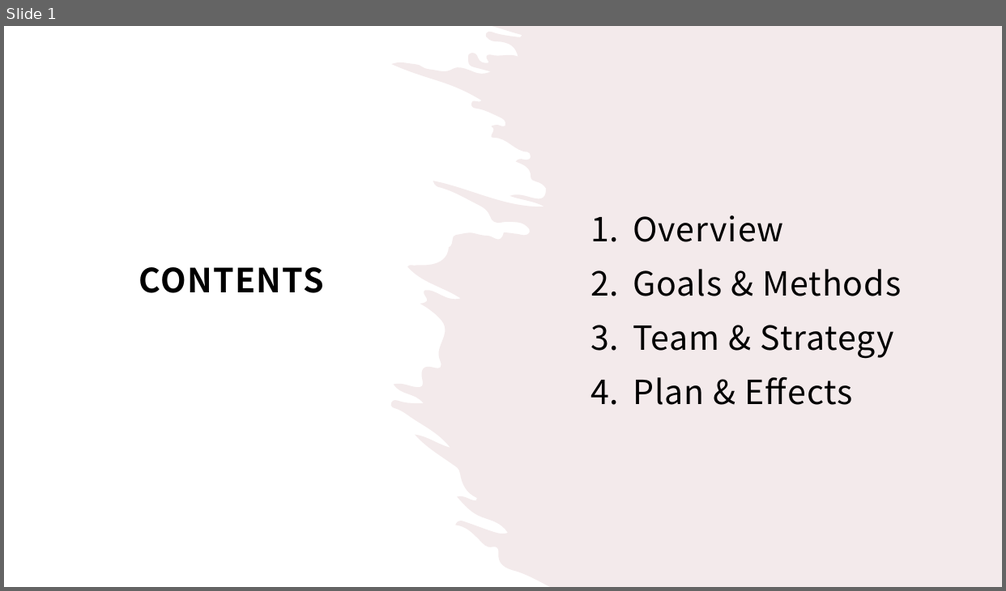
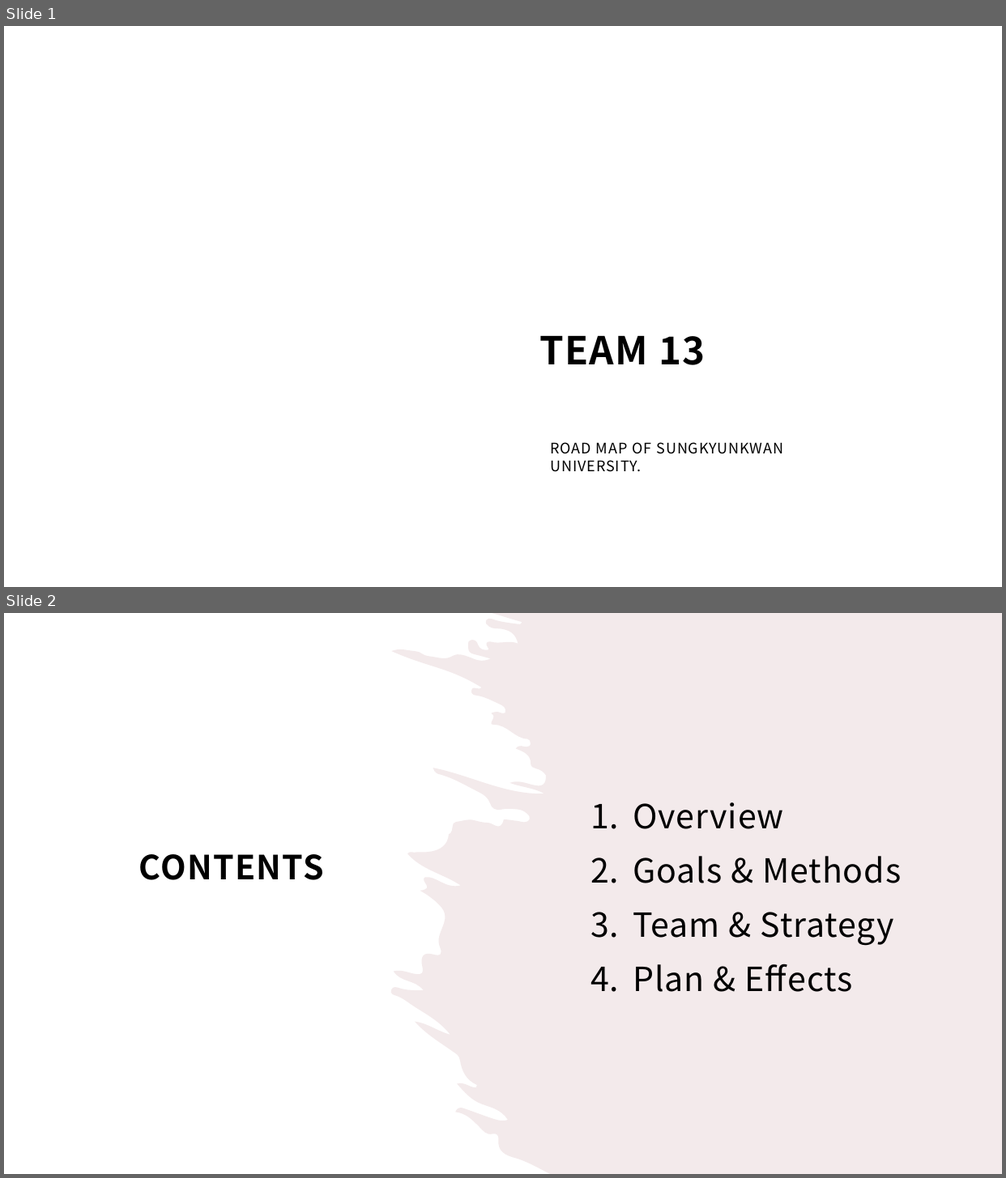
Before and after one commit to droongma/2021spring_41class_team13, a slide deck: 팀플제안서ppt.pptx. Shown one above the other, each under a label of ours: slide 1 before the commit, slides 1 and 2 after it. The pictures are 1006x591 and 1006x1178 pixels, drawn with LibreOffice and Linux fonts; fonts in the diff are those of the drawing; background and template pictures are left out. Boxes give left, top, right and bottom in pixels: in the first picture for what was removed or moved away, otherwise in the second. Text is boxed around its words. In the diff, an @@ line names an element or a change of style, - is before the commit and + after.

```diff
--- a/팀플제안서ppt.pptx
+++ b/팀플제안서ppt.pptx
@@ slide 1 added at (4, 26, 1002, 587), background picture (left out) @@
@@ rectangle added at (4, 26, 1002, 587), fill #FFFFFF @@
@@ freeform shape added at (366, 257, 977, 535), fill #FFFFFF at 89% opacity @@
@@ title added at (540, 335, 705, 365), 37 pt, text #000000, bold @@
+TEAM 13
@@ subtitle added at (550, 442, 784, 472), 14 pt, text #000000 @@
+ROAD MAP OF SUNGKYUNKWAN UNIVERSITY.
@@ what was slide 1 is now slide 2 @@
```
Also in this commit, not shown: 3 other slides added, 6 slides removed, 1 other file.
